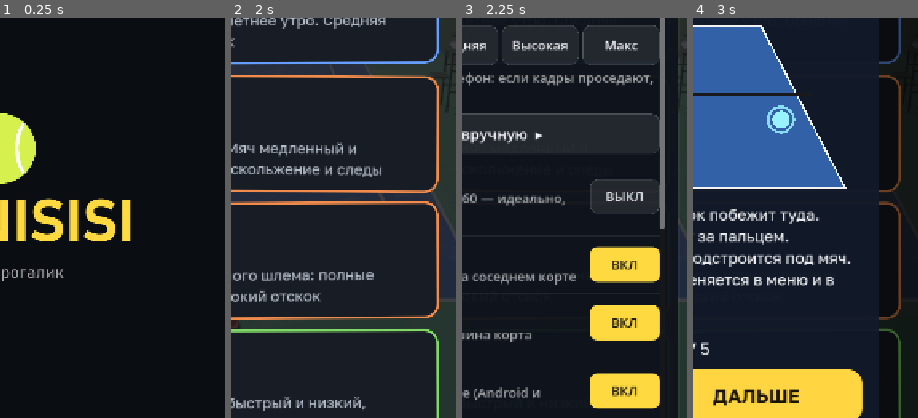
Above: before the commit, frames 1-4 (left to right).
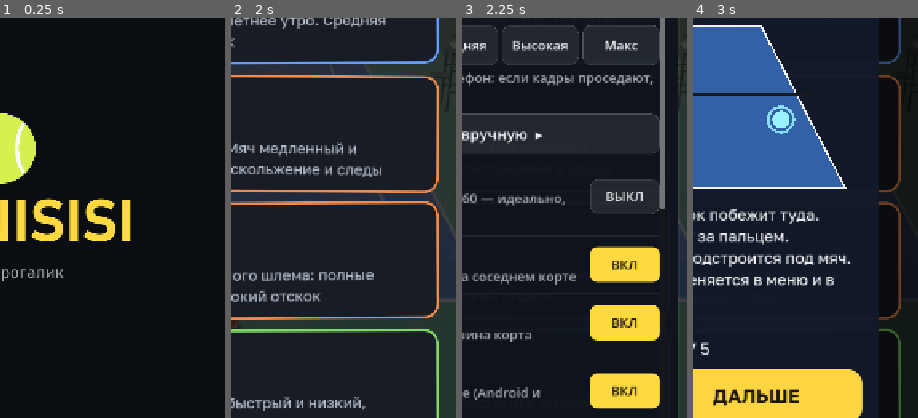
Above: after the commit, the same moments.

Repository: raqavifeb155-lgtm/tennisisi
Game: Godot game, scene res://scenes/main.tscn
Two runs of this game, one before a commit and one after it. Both use one fixed random seed, a clock stepped at 60 frames per second and the inputs below.
Inputs (mouse positions are % of the whole screen's width and height, from its top left):
- Up to frame 1 (0.25 s): no input
- Up to frame 2 (2 s): move the mouse to (72, 45) at 0.52 s; hold D 0.53-1.25 s; click (72, 45) at 0.67 s; click "НОВАЯ ИГРА" at 1.25 s
- Up to frame 3 (2.25 s): click "НАСТР" at 2 s
- Up to frame 4 (3 s): click "Как играть" at 2.75 s
The pictures show only the part of the screen within x 50-100%, y 28-78%; the shares and areas given below are measured in that part.

Frames 1-2 are identical in both runs. In frame 3, 0.1% of the frame differs, in the area x 88-91%, y 47-53%; in frame 4, nothing differs.

Commit message:
Крючок hud.gd: переключатель «ТВ-камера» в листе настроек (раздел «Игра»)
Одна строка _switch(..., "tv_camera"). При переносе листа настроек потоком C (C-2)
переносится так же одной строкой.

Co-Authored-By: Claude Opus 5.5 <noreply@anthropic.com>

Diff:
--- a/scripts/hud.gd
+++ b/scripts/hud.gd
@@ -427,6 +427,7 @@
 	_switch(v, "Замедление перед ударом", "Время замедляется, когда мяч подлетает: проще поймать кольцо", "slowmo_enabled")
 	_switch(v, "Стоп-кадр на PERFECT", "Короткая пауза в момент идеального удара — чувствуется сила", "hitstop")
 	_switch(v, "Одноручный бэкхенд", "Удар слева одной рукой, как у Вавринки. Только вид, сила та же", "one_handed_bh")
+	_switch(v, "ТВ-камера", "Высокий ракурс из-за задней линии: весь корт, как в трансляции", "tv_camera")
 	_slider(v, "Помощь в беге", "Игрок сам подбегает к мячу. 0 — бегаешь полностью сам", "assist", 0.0, 1.0, 0.05)
 	_slider(v, "Сила соперника", "Только для тренировки: в турнире у каждого своя сила", "ai_skill", 0.0, 1.0, 0.05)
 
